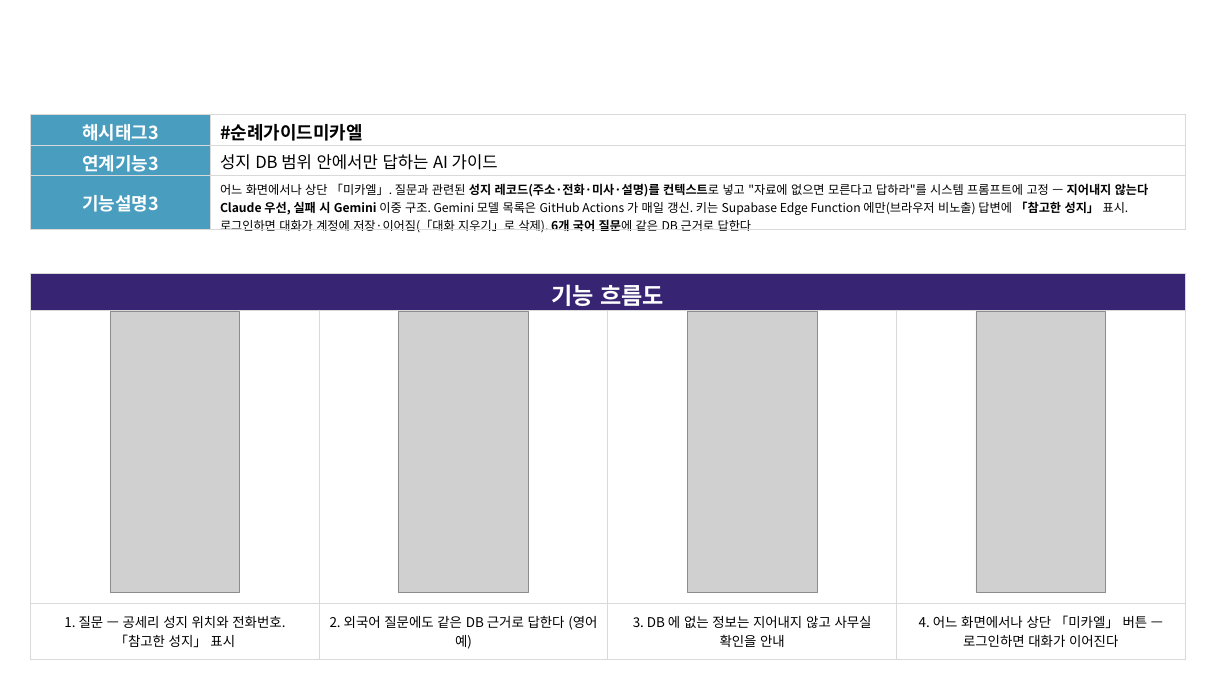
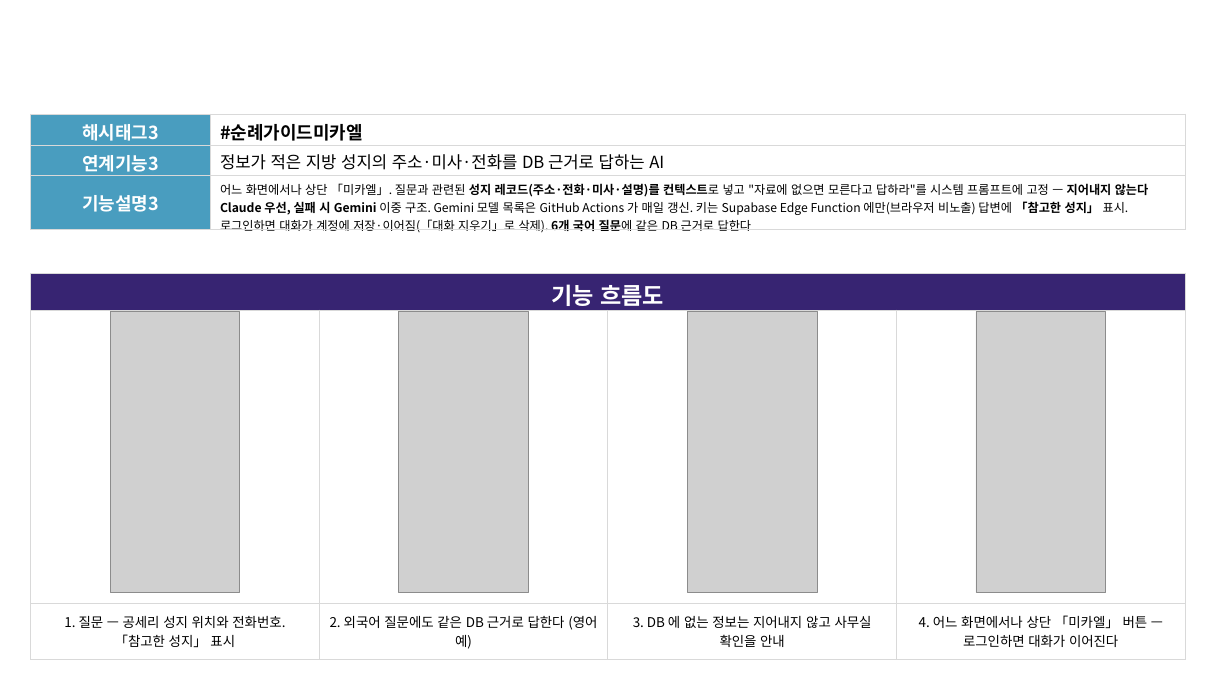
Before and after one commit to linkcontent7-huisun/visitholykorea, a slide deck: slide 7 of docs/10-product/공모전/원본-공모전제출/기능설명서_2026-09-21.pptx. Drawn at 1232x693 pixels with LibreOffice and Linux fonts; fonts in the diff are those of the drawing; grey boxes stand for pictures; background and template pictures are left out. Boxes give left, top, right and bottom in pixels: in the first picture for what was removed or moved away, otherwise in the second. Text is boxed around its words. In the diff, an @@ line names an element or a change of style, - is before the commit and + after.

```diff
--- a/docs/10-product/공모전/원본-공모전제출/기능설명서_2026-09-21.pptx
+++ b/docs/10-product/공모전/원본-공모전제출/기능설명서_2026-09-21.pptx
@@ table at (30, 115, 1186, 253) @@
-row 2, column 2: 성지 DB 범위 안에서만 답하는 AI 가이드
+row 2, column 2: 정보가 적은 지방 성지의 주소·미사·전화를 DB 근거로 답하는 AI
```
Also in this commit, not shown: 7 other slides changed, 4 other files.
